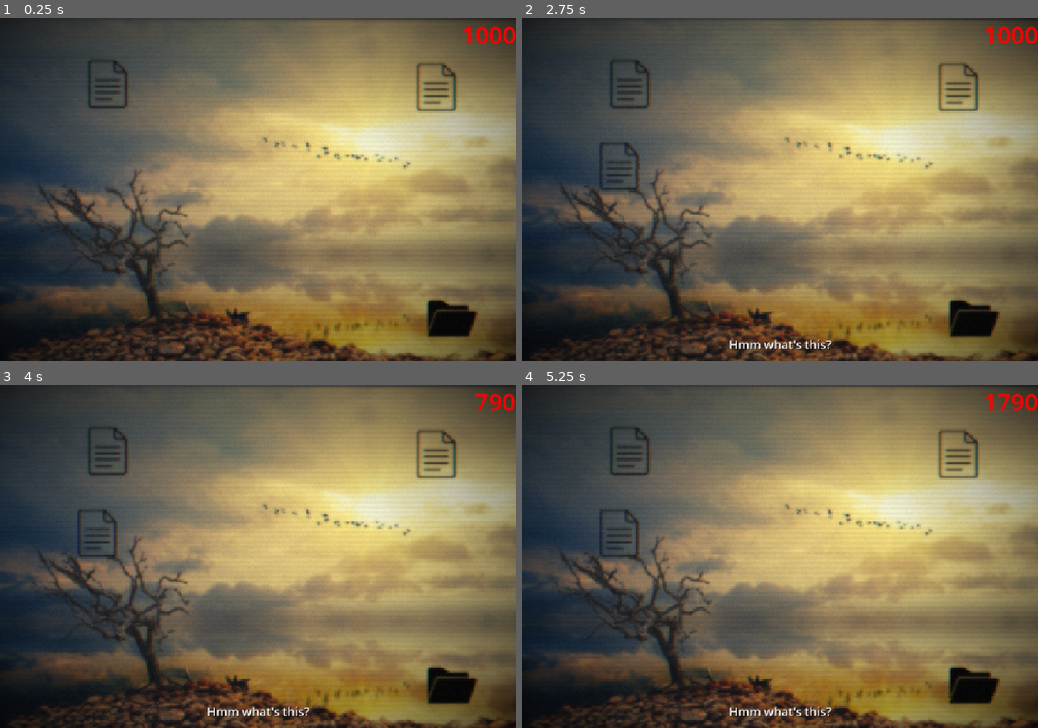
Above: before the commit, frames 1-4 (two rows, left to right).
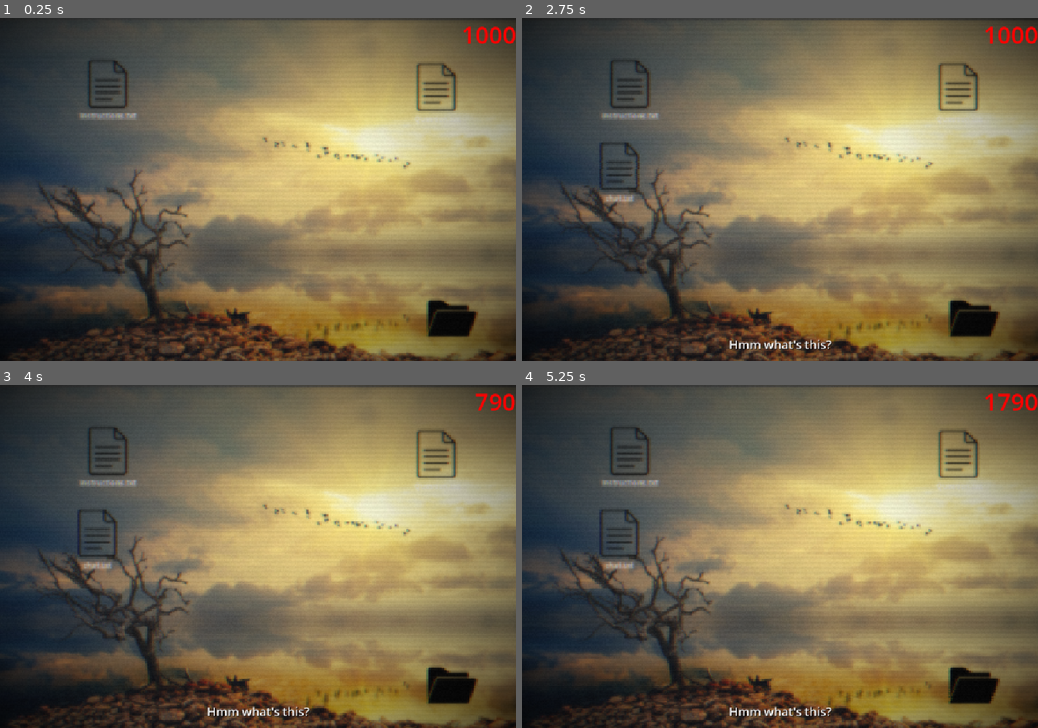
Above: after the commit, the same moments.

Repository: SengulC/pdoom
Game: Godot game, scene res://scenes/level.tscn
Same seed, same stepped clock (60 frames per second), same inputs: the game is played once before the commit and once after it.
Inputs (mouse positions are in pixels of both pictures, inside the frame that each line leads up to):
- Up to frame 1 (0.25 s): no input
- Up to frame 2 (2.75 s): click (630, 83) at 0.5 s; click (955, 86) at 1.25 s; click (630, 83) at 2 s
- Up to frame 3 (4 s): click (98, 532) at 2.75 s; click (98, 532) at 3.5 s
- Up to frame 4 (5.25 s): click (955, 453) at 4.25 s; click (620, 532) at 5 s

The runs differ from the first frame. In frame 1, 0.2% of the frame differs, in the area x 15-84%, y 27-31%; in frame 2, 0.3%; in frame 3, 0.3%, in the area x 15-84%, y 27-54%; in frame 4, 0.3%.

Commit message:
Filename appearing underneath

Diff:
--- a/pdoom-game/scenes/file.tscn
+++ b/pdoom-game/scenes/file.tscn
@@ -22,3 +22,19 @@
 position = Vector2(51.000015, 51)
 scale = Vector2(0.21369866, 0.3614184)
 shape = SubResource("RectangleShape2D_w2pfo")
+
+[node name="Label" type="Label" parent="." unique_id=149697643]
+layout_mode = 1
+anchors_preset = 7
+anchor_left = 0.5
+anchor_top = 1.0
+anchor_right = 0.5
+anchor_bottom = 1.0
+offset_left = -26.5
+offset_top = 5.0
+offset_right = 26.5
+offset_bottom = 28.0
+grow_horizontal = 2
+grow_vertical = 0
+text = "File.txt"
+horizontal_alignment = 1
--- a/pdoom-game/scenes/file_popup.tscn
+++ b/pdoom-game/scenes/file_popup.tscn
@@ -73,7 +73,6 @@
 
 [node name="Button" type="Button" parent="Container/VBoxContainer/Buttons" unique_id=973951836]
 visible = false
-z_index = 10
 custom_minimum_size = Vector2(100, 100)
 custom_maximum_size = Vector2(100, 100)
 layout_mode = 2
@@ -84,7 +83,6 @@
 
 [node name="Button2" type="Button" parent="Container/VBoxContainer/Buttons" unique_id=2103390797]
 visible = false
-z_index = 10
 custom_minimum_size = Vector2(100, 100)
 custom_maximum_size = Vector2(100, 100)
 layout_mode = 2
--- a/pdoom-game/scenes/level.tscn
+++ b/pdoom-game/scenes/level.tscn
@@ -61,7 +61,7 @@
 offset_right = 664.0
 offset_bottom = 772.0
 fileContent = ExtResource("4_b121j")
-fileRef = "chat"
+fileRef = "chat.txt"
 
 [node name="Folder" type="TextureRect" parent="DesktopUIControl/FileContainer" unique_id=1177806281]
 layout_mode = 0
@@ -88,7 +88,7 @@
 offset_right = 274.0
 offset_bottom = 187.0
 fileContent = ExtResource("7_klq6b")
-fileRef = "TEST"
+fileRef = "Instructions.txt"
 
 [node name="File2" parent="." unique_id=97602639 instance=ExtResource("2_w7c3h")]
 offset_left = 862.0
@@ -96,7 +96,7 @@
 offset_right = 962.0
 offset_bottom = 194.0
 fileContent = ExtResource("5_2r41h")
-fileRef = "TEST2"
+fileRef = "Question.txt"
 
 [connection signal="area_entered" from="DesktopUIControl/FileContainer/Folder/Area2D" to="DesktopUIControl/FileContainer/Folder" method="_on_folder_area_entered"]
 [connection signal="area_exited" from="DesktopUIControl/FileContainer/Folder/Area2D" to="DesktopUIControl/FileContainer/Folder" method="_on_folder_area_exited"]
--- a/pdoom-game/scripts/file.gd
+++ b/pdoom-game/scripts/file.gd
@@ -19,6 +19,7 @@
 func _ready() -> void:
 	self.connect("mouse_entered", _on_file_mouse_entered)
 	self.connect("mouse_exited", _on_file_mouse_exited)
+	$Label.text = fileRef
 
 # Called every frame. 'delta' is the elapsed time since the previous frame.
 func _process(delta: float) -> void:
--- a/pdoom-game/scripts/file_popup.gd
+++ b/pdoom-game/scripts/file_popup.gd
@@ -5,7 +5,7 @@
 
 func _ready() -> void:
 	# make userChoiceBtns container and array ref.s ready for access
-	if not folder and fileRef == "chat":
+	if not folder and fileRef == "chat.txt":
 		Globalz.userChoiceBtnsContainer = find_child("Buttons", true, false)
 		Globalz.userChoiceBtns = Globalz.userChoiceBtnsContainer.get_children()
 		for i in Globalz.userChoiceBtns.size():
